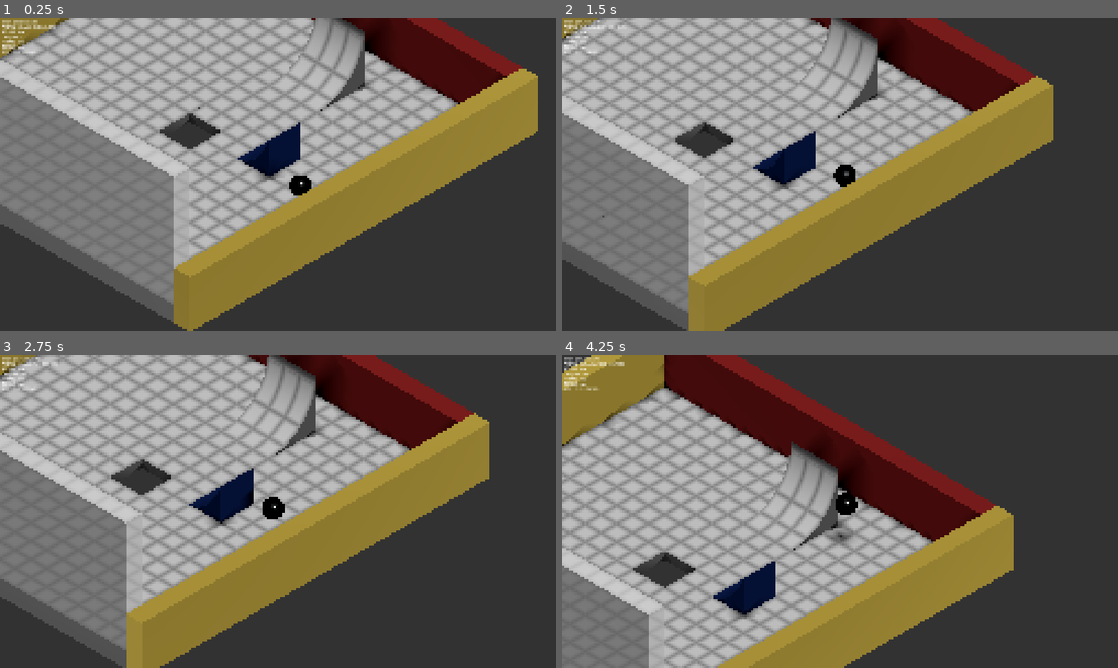
Above: before the commit, frames 1-4 (two rows, left to right).
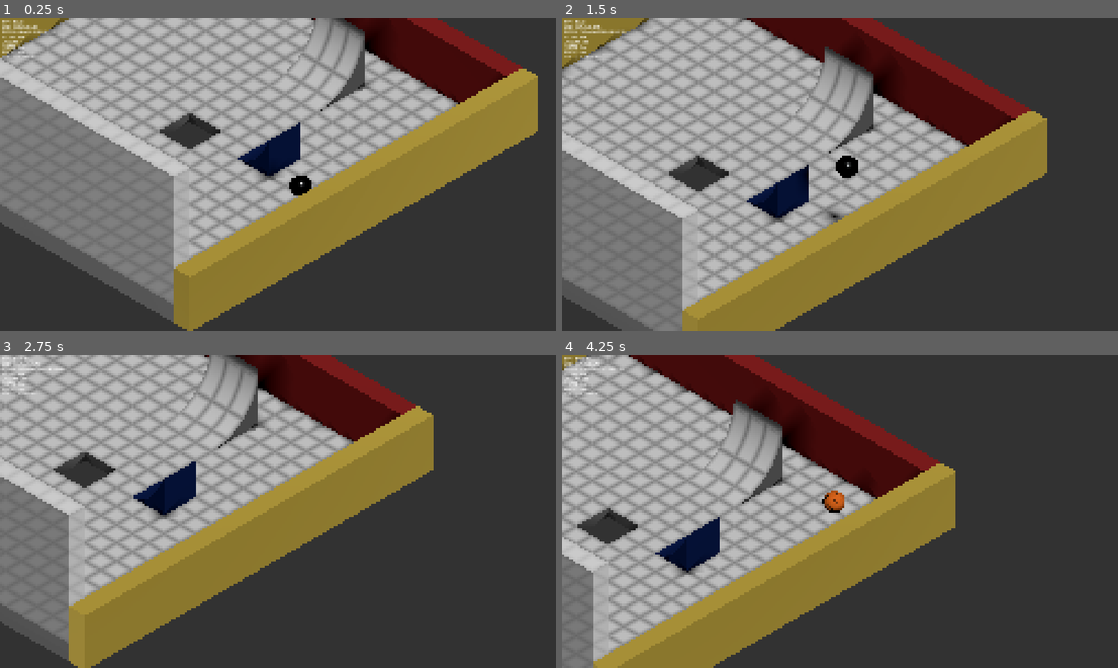
Above: after the commit, the same moments.

Repository: abyde/ball_game
Game: Godot game, scene res://scenes/main.tscn
The game is run twice, just before and just after one commit, with the same random seed, the same clock (stepped at 60 frames per second) and the same inputs.
Inputs:
- Up to frame 1 (0.25 s): no input
- Up to frame 2 (1.5 s): hold D (roll_right) 0.53-1.28 s; tap B (toggle_ball_type, bound only after the commit) at 0.6, 1.35 s; tap Space (jump) at 0.77 s; hold S (roll_backward) from 1.28 s (still down)
- Up to frame 3 (2.75 s): tap Space (jump) at 1.52 s; release S (roll_backward) at 2.03 s; hold D (roll_right) from 2.03 s (still down); tap B (toggle_ball_type, bound only after the commit) at 2.1 s
- Up to frame 4 (4.25 s): release D (roll_right) at 2.78 s; hold W (roll_forward) 2.78-3.53 s; tap B (toggle_ball_type, bound only after the commit) at 2.85, 3.6 s; tap Space (jump) at 3.02, 3.77 s; hold A (roll_left) from 3.53 s (still down)

The runs differ from the first frame. In frame 1, 0.5% of the frame differs, in the area x 0-92%, y 0-96%; in frame 2, 43%; in frame 3, 47%, in the area x 0-88%, y 0-100%; in frame 4, 47%.

Commit message:
Toggle ball with 'b' key

Diff:
--- a/project.godot
+++ b/project.godot
@@ -56,6 +56,11 @@
 "events": [Object(InputEventKey,"resource_local_to_scene":false,"resource_name":"","device":-1,"window_id":0,"alt_press …(191 unchanged characters)…
 ]
 }
+toggle_ball_type={
+"deadzone": 0.5,
+"events": [Object(InputEventKey,"resource_local_to_scene":false,"resource_name":"","device":-1,"window_id":0,"alt_pressed":false,"shift_pressed":false,"ctrl_pressed":false,"meta_pressed":false,"pressed":false,"keycode":0,"physical_keycode":66,"key_label":0,"unicode":98,"location":0,"echo":false,"script":null)
+]
+}
 
 [rendering]
 
--- a/scripts/ball.gd
+++ b/scripts/ball.gd
@@ -1,4 +1,13 @@
 extends RigidBody3D
+
+enum BallType { BOULE, BASKETBALL }
+
+## Visual and physics style of the ball.  Can be changed at any time, including during gameplay.
+@export var ball_type: BallType = BallType.BOULE:
+	set(value):
+		ball_type = value
+		if is_node_ready():
+			_apply_ball_type()
 
 ## Torque applied per physics frame in response to player input.
 @export var torque_strength: float = 5.0
@@ -13,6 +22,23 @@
 
 ## Upward impulse applied when the player jumps (N·s; with mass=1 kg this equals m/s).
 @export var jump_strength: float = 5.0
+
+# ── Per-type physics ──────────────────────────────────────────────────────────
+const _BOULE_MASS     := 3.0   # kg  — heavy polished metal
+const _BOULE_FRICTION := 0.3   # low — smooth surface
+const _BOULE_BOUNCE   := 0.2   # metal barely bounces
+# rough=false → multiply combine: boule friction always wins against rough floors
+
+const _BBALL_MASS     := 0.6   # kg  — light rubber shell
+const _BBALL_FRICTION := 1.5   # high — grippy rubber (>1 is valid in Godot)
+const _BBALL_BOUNCE   := 0.7   # rubber bounces well
+# rough=true → max combine: basketball stays grippy on any surface
+
+const _BOULE_SHADER      := preload("res://shaders/boule.gdshader")
+const _BASKETBALL_SHADER := preload("res://shaders/basketball.gdshader")
+
+var _boule_mat: ShaderMaterial
+var _basketball_mat: ShaderMaterial
 
 # timestamp of last jump
 var _last_jumped: int
@@ -36,8 +62,33 @@
 var _contact_ids: Array[RID] = []
 
 func _ready() -> void:
+	# Duplicate so per-instance changes don't affect the shared scene resource.
+	physics_material_override = physics_material_override.duplicate()
+
+	_boule_mat = ShaderMaterial.new()
+	_boule_mat.shader = _BOULE_SHADER
+	_basketball_mat = ShaderMaterial.new()
+	_basketball_mat.shader = _BASKETBALL_SHADER
+
+	_apply_ball_type()
 	add_to_group("ball")
 	_build_debug_overlay()
+
+func _apply_ball_type() -> void:
+	var mi := $MeshInstance3D as MeshInstance3D
+	match ball_type:
+		BallType.BOULE:
+			mi.set_surface_override_material(0, _boule_mat)
+			mass = _BOULE_MASS
+			physics_material_override.friction = _BOULE_FRICTION
+			physics_material_override.bounce   = _BOULE_BOUNCE
+			physics_material_override.rough    = false
+		BallType.BASKETBALL:
+			mi.set_surface_override_material(0, _basketball_mat)
+			mass = _BBALL_MASS
+			physics_material_override.friction = _BBALL_FRICTION
+			physics_material_override.bounce   = _BBALL_BOUNCE
+			physics_material_override.rough    = true
 
 # ── Physics callbacks ─────────────────────────────────────────────────────────
 
@@ -83,12 +134,17 @@
 		jumping = true
 		apply_central_impulse(Vector3.UP * jump_strength)
 
+	# ── Ball type toggle ─────────────────────────────────────────────────────────
+	if Input.is_action_just_pressed("toggle_ball_type"):
+		ball_type = BallType.BASKETBALL if ball_type == BallType.BOULE else BallType.BOULE
+
 	# ── Death plane ───────────────────────────────────────────────────────────
 	if global_position.y < -20.0:
 		fell_off_world.emit()
 
 	# ── Update debug overlay ──────────────────────────────────────────────────
 	_dbg_label.text = (
+		"TYPE     %s\n" % BallType.keys()[ball_type] +
 		"WISH     %s\n" % _fmt(wish) +
 		"ANG VEL  %.2f rad/s  %s\n" % [angular_velocity.length(), _fmt(angular_velocity)] +
 		"ROLLING  %s\n" % _rolling +
Not shown, added: friction.md
